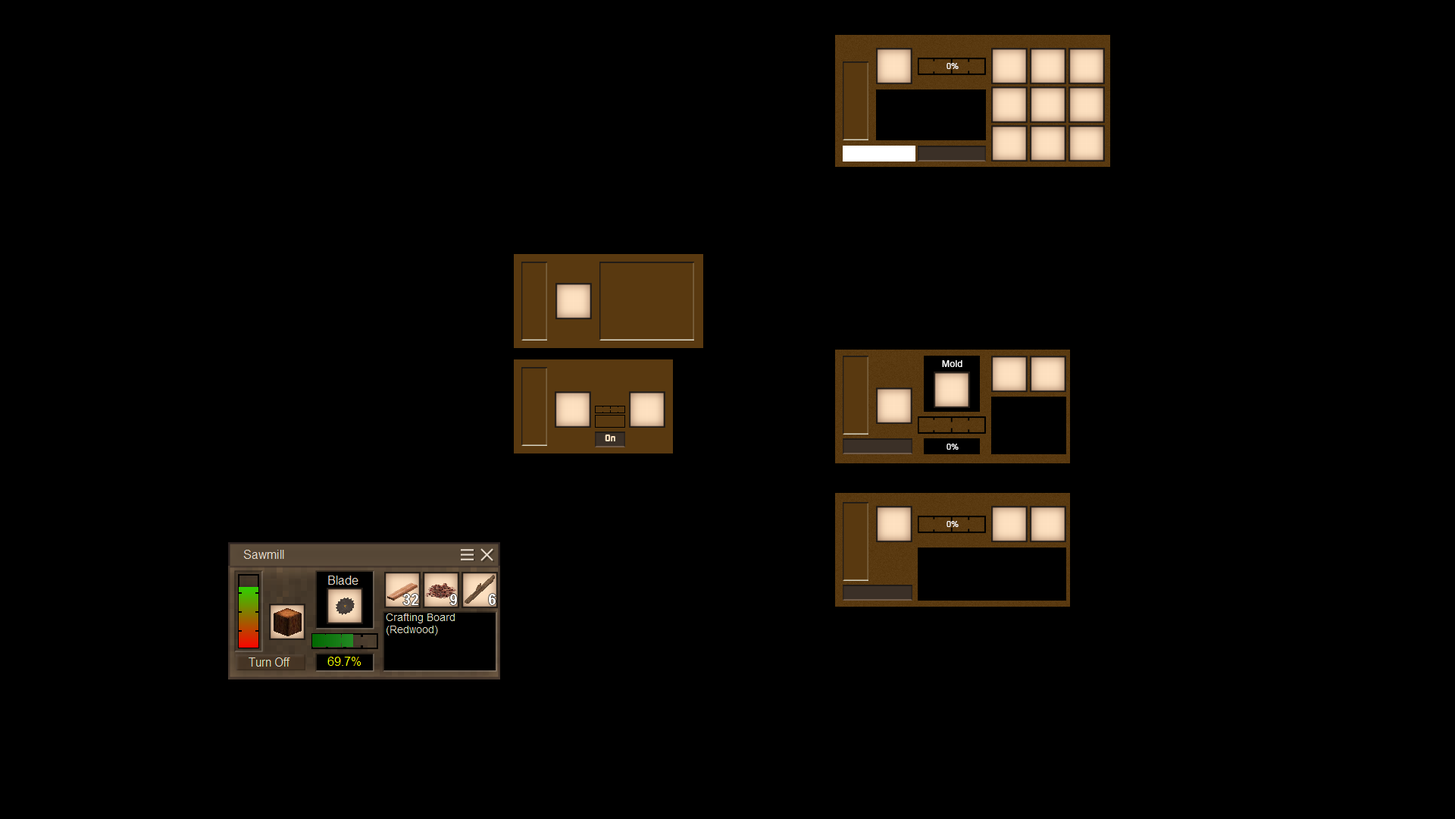
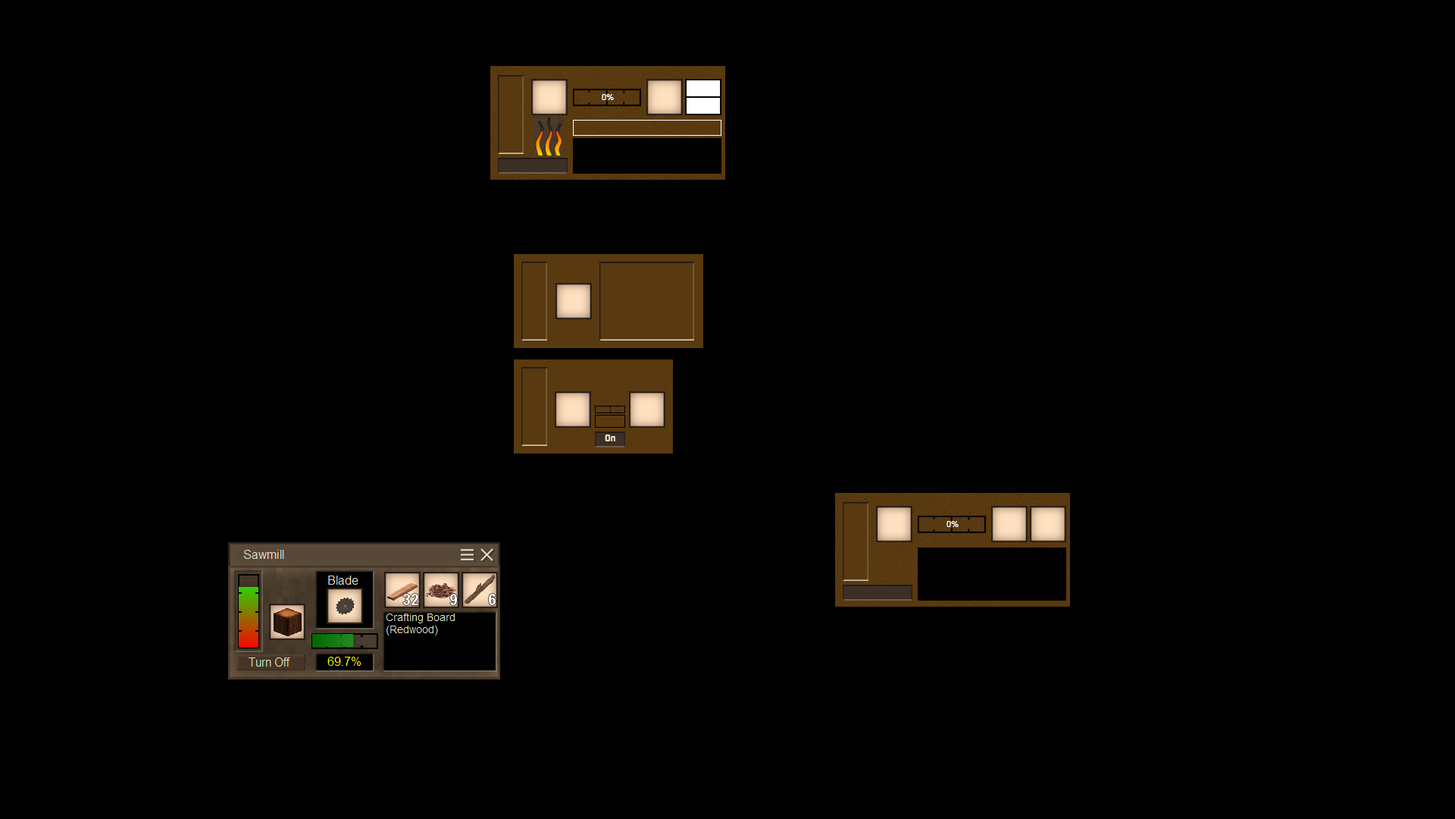
Layer changes from the first 1455x819 image to the second:
hid group "MetalPressGUI" (15 layers) over (835, 349, 1071, 464)
hid group "KilnGUI" (20 layers) over (835, 34, 1111, 167)
added group "ForgeGUI" with 13 layers above "LogSplitterGUI" over (490, 65, 726, 180)
added layer "TempInset" in group "ForgeGUI" over (686, 80, 721, 114)
added layer "Layer 16" in group "ForgeGUI" over (534, 116, 563, 157)
added layer "Layer 17" in group "ForgeGUI" over (573, 119, 722, 136)
added layer "0% copy" (3rd of 4, in "ForgeGUI") in group "ForgeGUI" over (601, 93, 614, 101)
added layer "ItemSlot copy 7" (3rd of 4, in "ForgeGUI") in group "ForgeGUI" over (646, 78, 683, 116)
added layer "HProgress2 copy" (3rd of 4, in "ForgeGUI") in group "ForgeGUI" over (573, 88, 642, 107)
added layer "EnableBtn copy 2" (3rd of 4, in "ForgeGUI") in group "ForgeGUI" over (497, 157, 568, 174)
added layer "PowerLevel copy 2" (3rd of 4, in "ForgeGUI") in group "ForgeGUI" over (497, 75, 524, 154)
added layer "ItemSlot copy 5" (3rd of 4, in "ForgeGUI") in group "ForgeGUI" over (531, 78, 568, 116)
added layer "Background copy" (3rd of 4, in "ForgeGUI") in group "ForgeGUI" over (490, 65, 726, 180)
